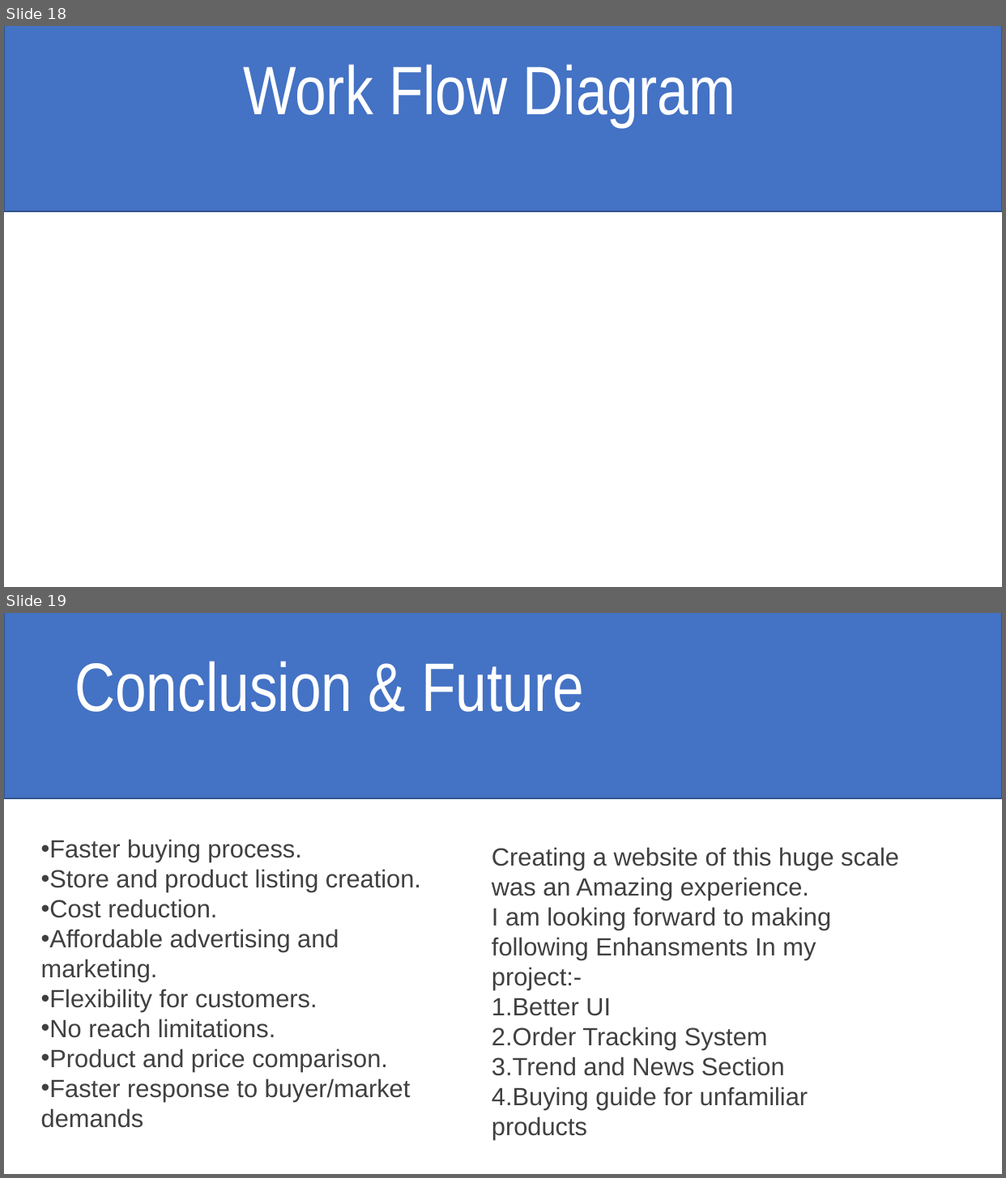
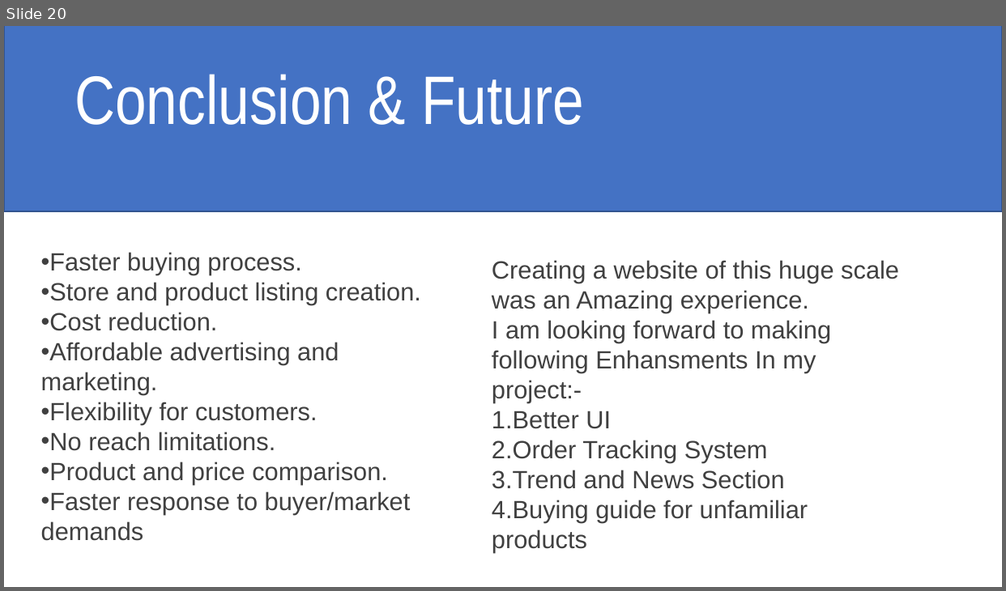
Before and after one commit to AtulChourasia/AtulChourasia_Minor_Project-II, a slide deck: minor prj 2/E-Commerce Website Using MERN Stack 2.pptx. Shown one above the other, each under a label of ours: slides 18 and 19 before the commit, slide 20 after it. The pictures are 1006x1178 and 1006x591 pixels, drawn with LibreOffice and Linux fonts; fonts in the diff are those of the drawing. Boxes give left, top, right and bottom in pixels: in the first picture for what was removed or moved away, otherwise in the second. Text is boxed around its words. In the diff, an @@ line names an element or a change of style, - is before the commit and + after.

```diff
--- a/minor prj 2/E-Commerce Website Using MERN Stack 2.pptx
+++ b/minor prj 2/E-Commerce Website Using MERN Stack 2.pptx
@@ slide 18 removed at (x1=4, y1=26, x2=1002, y2=587), background #FFFFFF @@
@@ rectangle removed at (x1=4, y1=26, x2=1002, y2=211) @@
@@ title removed at (x1=243, y1=64, x2=735, y2=127) @@
-Work Flow Diagram
@@ what was slide 19 is now slide 20 @@
```
Also in this commit, not shown: 2 slides added, 3 other files.
